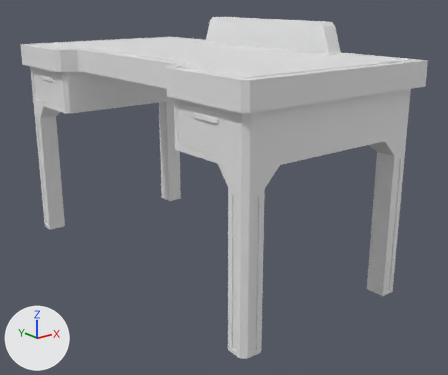
Two versions of the FBX model Assets/Models/Social_room/table_office.FBX, one commit apart.
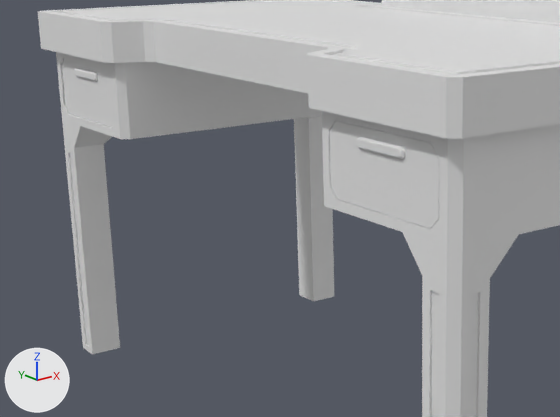
There are two pictures of each version: one whole from a 50 mm lens placed at (-1.139, -1.627, 0.862), pointed at (0.073, -0.112, 0.256), one close up on the part from 0% to 68% of the width and 10% to 70% of the height. The lights are fixed; the arrows at lower left show +X, +Y and +Z. Where no turn or scale is listed for an object, it has been applied to the vertices.

The first close-up shows 'drawer_left', 'drawer_right', 'handle_left', 'handle_right', 'table_office'.
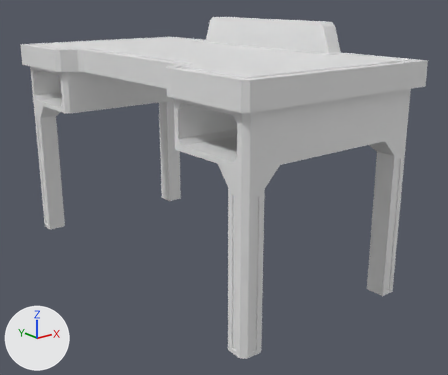
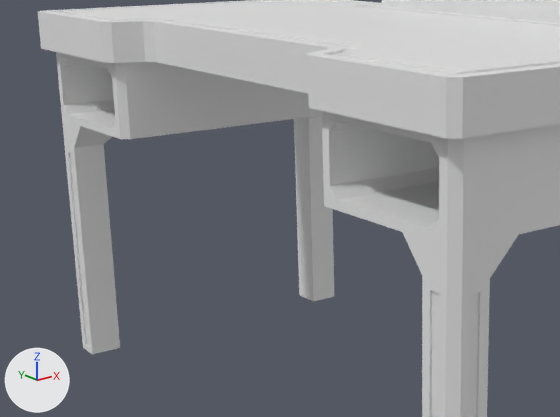
The change, as a diff of the scene's bpy script:
```diff
--- a/Assets/Models/Social_room/table_office.FBX.py
+++ b/Assets/Models/Social_room/table_office.FBX.py
@@ ob_drawer_right @@
-ob_drawer_right = bpy.data.objects.new('drawer_right', me_mesh_003)
-ob_drawer_right.location = (-0.272, -0.475, 0.55)
@@ ob_handle_left @@
-ob_handle_left = bpy.data.objects.new('handle_left', me_mesh_002)
-ob_handle_left.location = (-0.274, 0.428, 0.583)
@@ ob_drawer_left @@
-ob_drawer_left = bpy.data.objects.new('drawer_left', me_mesh_001)
-ob_drawer_left.location = (-0.272, 0.429, 0.55)
@@ ob_handle_right @@
-ob_handle_right = bpy.data.objects.new('handle_right', me_mesh_004)
-ob_handle_right.location = (-0.274, -0.476, 0.583)
```

Where the change shows, as pixel boxes (x1, y1, x2, y2) in the close-ups (560 x 417 px):
'drawer_right', deleted: before (329, 121, 439, 229)
'drawer_left', deleted: before (62, 59, 115, 128)
'handle_right', deleted: before (357, 137, 405, 159)
'handle_left', deleted: before (74, 68, 98, 81)
